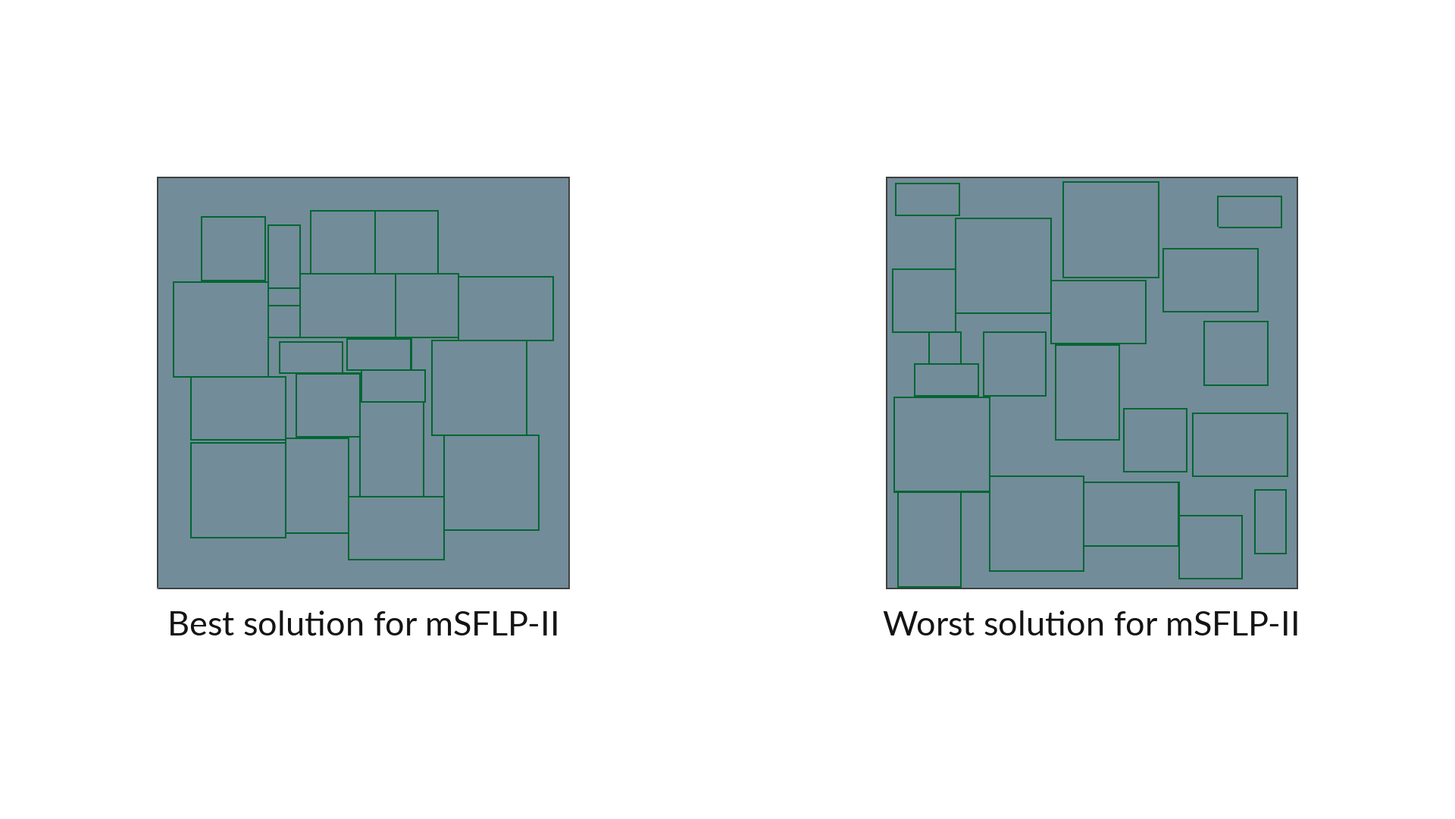
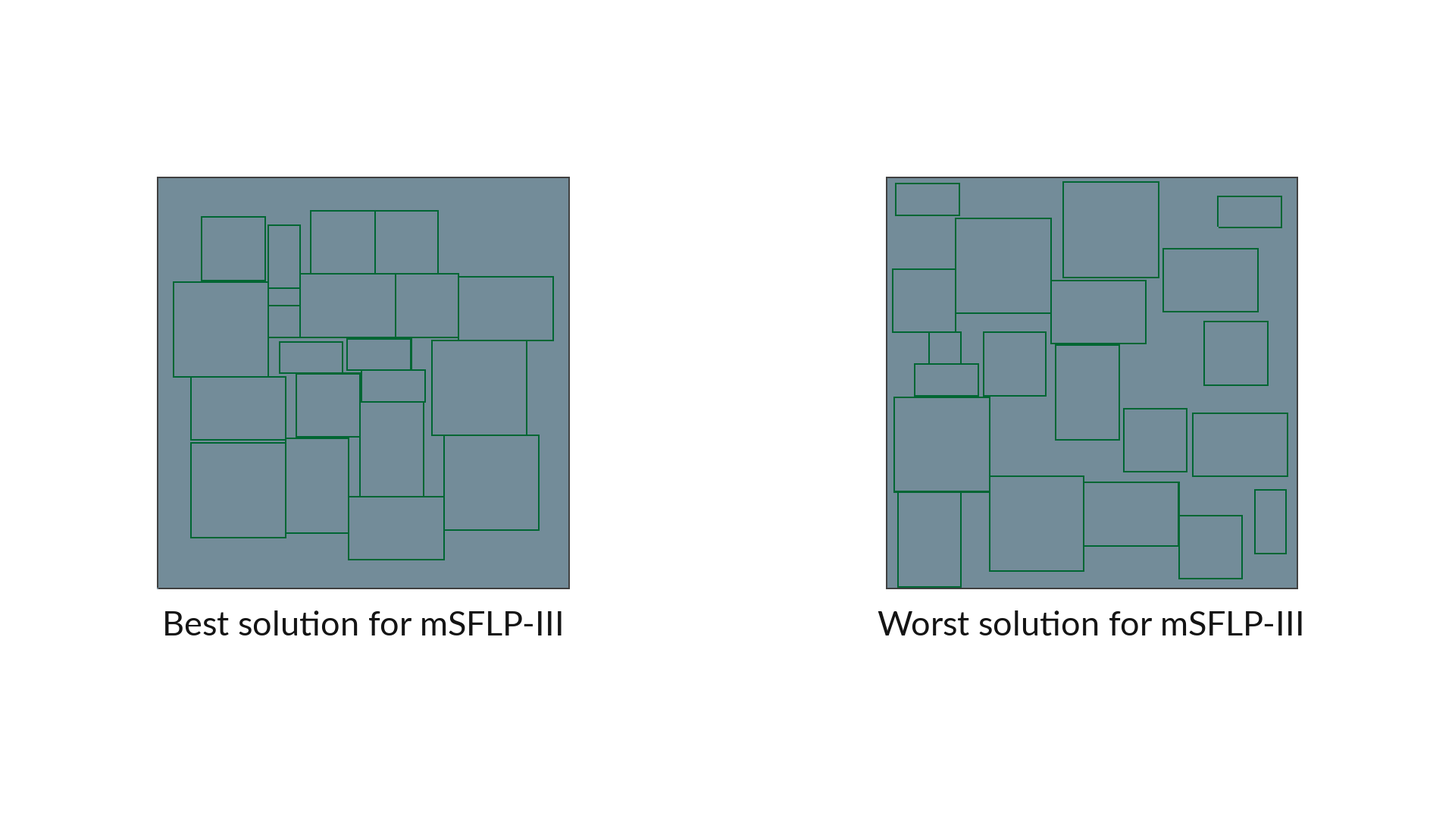
Revision of a layered (1455, 819) image; what changed, layer by layer:
renamed "Worst solution for mSFLP-II" to "Worst solution for mSFLP-III", painted on it over (x1=877, y1=610, x2=1303, y2=636)
renamed "Best solution for mSFLP-II" to "Best solution for mSFLP-III", painted on it over (x1=165, y1=610, x2=562, y2=636)
